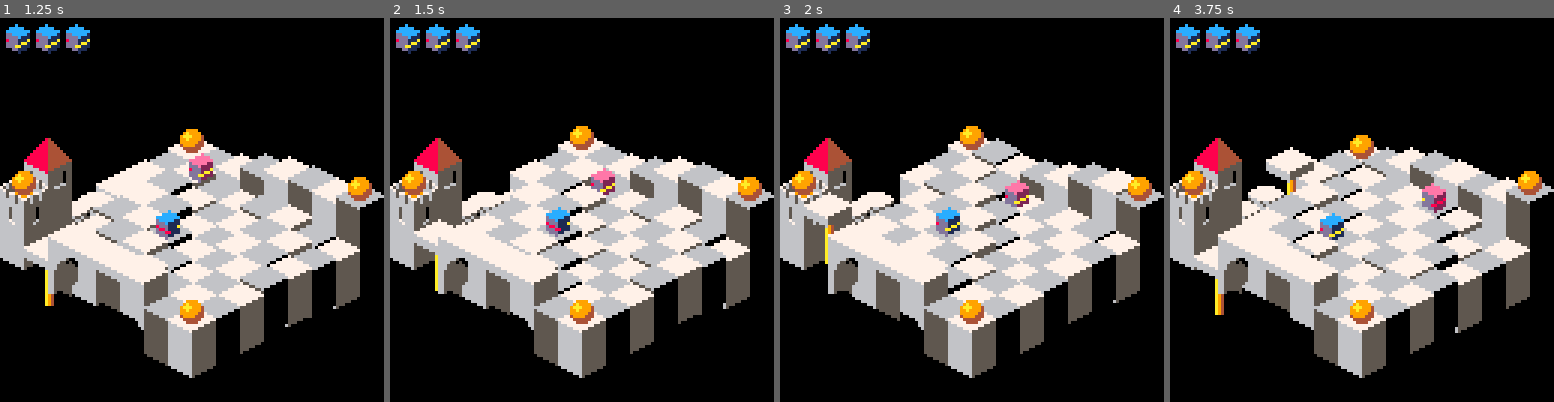
Above: before the commit, frames 1-4 (left to right).
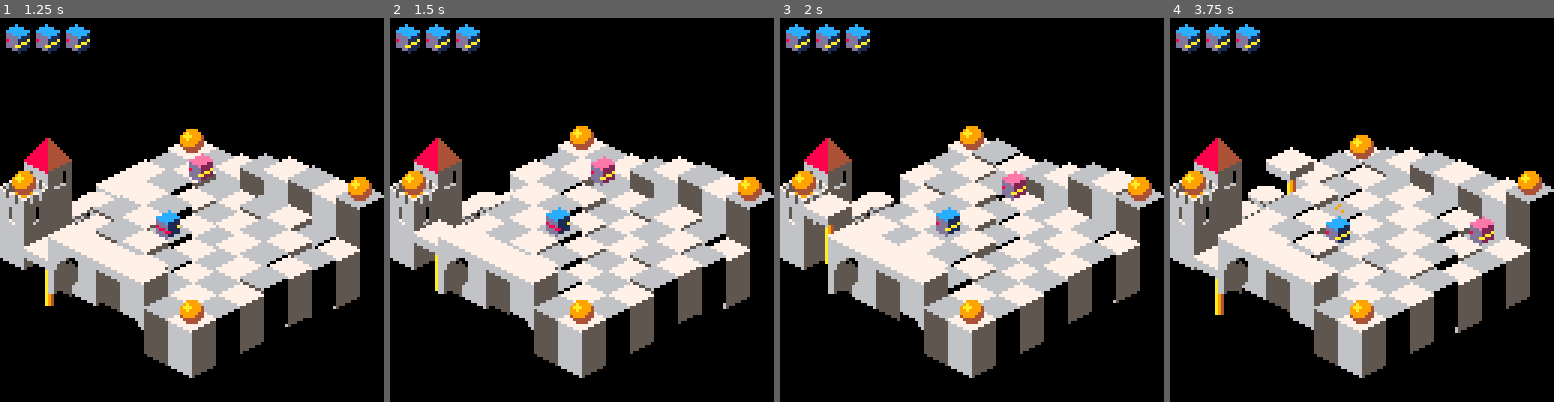
Above: after the commit, the same moments.

Repository: erwinbonsma/BumbleBotsPico8
Game: PICO-8 cartridge rolmops.p8
Two runs of this game, one before a commit and one after it. Both use one fixed random seed, a clock stepped at 60 frames per second and the inputs below.
Inputs:
- Up to frame 1 (1.25 s): tap O (Z key) at 0.7 s
- Up to frame 2 (1.5 s): no input
- Up to frame 3 (2 s): hold Right from 1.6 s (still down); tap O (Z key) at 1.7 s
- Up to frame 4 (3.75 s): release Right at 2.1 s; tap O (Z key) every 0.4 s from 2.1 to 3.7 s; hold Up 2.15-2.42 s; hold Right 2.47-3.03 s; hold Left 3.08-3.58 s; hold Down from 3.63 s (still down)

Frame 1 is identical in both runs. In frame 2, 0.5% of the frame differs, in the area x 52-59%, y 35-47%; in frame 3, 0.4%; in frame 4, 1.1%, in the area x 39-85%, y 42-60%.

Commit message:
Fixed drawing of movers
Movers could be clipped by the unit towards the camera that they were moving from or are moving to. This is fixed by moving it front unit as soon as it is on top of it. This is distinct from the when it enters the unit for game play purposes (pick ups, and player death).

Still pending: Tree-based iso-lines. The player can be incorrectly drawn in front of some neighbouring tiles on the iso-line. This is very obvious with some permanent high tiles and early movement to the front-most tile.

Diff:
--- a/rolmops.p8
+++ b/rolmops.p8
@@ -122,12 +122,15 @@
   self.flex*wave
 end
 
+-- adds the mover for drawing
+-- purposes. it may not yet
+-- have entered the unit
 function map_unit:add_mover(mover)
- if (mover.unit!=nil) then
-  mover.unit:remove_mover(mover)
+ if (mover.draw_unit!=nil) then
+  mover.draw_unit:remove_mover(mover)
  end
  add(self.movers,mover)
- mover.unit=self
+ mover.draw_unit=self
 end
 
 function map_unit:remove_mover(mover)
@@ -340,7 +343,7 @@
 
  -- move speed
  o.mov_del=o.mov_del or 2
- o.mov_max=4*o.mov_del
+ o.mov_max=8*o.mov_del
 
  o.drop_speed=1
  o.dazed=0
@@ -349,7 +352,7 @@
 end
 
 function mover:destroy()
- self.unit:remove_mover(self)
+ self.draw_unit:remove_mover(self)
 end
 
 function mover:turning()
@@ -387,6 +390,7 @@
   palt(5,true)
   palt(6,true)
  end
+ local height=self.unit.height
  if self:moving() then
   local h=self:heading()
   dx=flr(
@@ -399,26 +403,26 @@
   )*self.mov_dir
 
   -- adapt height if needed
-  local height=self.unit.height
   if self.unit2!=nil then
    --on two tiles, follow highest
    height=max(height,self.unit2.height)
   end
-  if (
-   self.prev_height!=nil and
-   self.prev_height>height
-  ) then
-   --gradual fall
-   height=max(
-    height,self.prev_height-self.drop_speed
-   )
-   self.drop_speed+=0.1
-  else
-   self.drop_speed=1
-  end
-  self.prev_height=height
-  dy -= height-self.unit.height
- end
+ end
+ if (
+  self.prev_height!=nil and
+  self.prev_height>height
+ ) then
+  --gradual fall
+  height=max(
+   height,self.prev_height-self.drop_speed
+  )
+  self.drop_speed+=0.1
+ else
+  self.drop_speed=1
+ end
+ self.prev_height=height
+ dy -= height-self.draw_unit.height
+
  spr(160+r%10,x+dx,y+dy-7,1,2)
  pal()
 end --mover:draw()
@@ -437,7 +441,10 @@
   end
  elseif self:moving() then
   self.mov+=self.mov_inc
-  if self.mov==2*self.mov_del then
+  local relmov=(
+   self.mov+self.mov_max
+  )%self.mov_max
+  if relmov==self.mov_del then
    -- about to enter next unit
    local to_unit=self.unit:neighbour(
     (
@@ -445,21 +452,21 @@
      self.mov_dir+3
     )%4
    )
-   if not self:can_enter(to_unit) then
+   if self:can_enter(to_unit) then
+    -- entered destination unit
+    self:entering_unit(to_unit)
+   else
     -- cannot move, retreat
     self.mov_inc=-1
     self.mov+=self.mov_inc
     self:bump()
-   else
-    -- entered destination unit
-    self.unit2=to_unit
    end
-  elseif self.mov==self.mov_max then
+  elseif relmov==4*self.mov_del then
    -- halfway crossing
-   self:enter_unit(self.unit2)
-  elseif self.mov==-2*self.mov_del then
+   self:enter_unit()
+  elseif relmov==7*self.mov_del then
    -- exited source unit
-   self.unit2=nil
+   self:exited_unit()
   elseif self.mov==0 then
    -- done
    self.mov_dir=0
@@ -476,10 +483,33 @@
  return unit.height-self.unit.height<=self.tol
 end
 
-function mover:enter_unit(unit)
+function mover:entering_unit(to_unit)
+ --msg="entering:"..self.unit:tostring().."-"..to_unit:tostring()
+ self.unit2=to_unit
+
+ if (
+  to_unit.col+to_unit.row >
+  self.unit.col+self.unit.row
+ ) then
+  to_unit:add_mover(self)
+  self.mov-=self.mov_max
+ end
+end
+
+function mover:enter_unit()
+ --msg="emter:"..self.unit:tostring().."-"..self.unit2:tostring()
+ local unit=self.unit2
  self.unit2=self.unit
- unit:add_mover(self)
- self.mov=-self.mov_max+1
+ self.unit=unit
+end
+
+function mover:exited_unit()
+ --msg="exited_unit"
+ if (self.draw_unit!=self.unit) then
+  self.unit:add_mover(self)
+  self.mov-=self.mov_max
+ end
+ self.unit2=nil
 end
 
 player={}
@@ -539,11 +569,11 @@
  sfx(0)
 end
 
-function player:enter_unit(unit)
- mover.enter_unit(self,unit)
- if unit.pickup!=nil then
-  unit.pickup:pickup(self)
-  unit.pickup=nil
+function player:enter_unit()
+ mover.enter_unit(self)
+ if self.unit.pickup!=nil then
+  self.unit.pickup:pickup(self)
+  self.unit.pickup=nil
  end
 end
 
@@ -687,15 +717,17 @@
 
 function level:add_player(col,row)
  self.player=player:new()
- self.map_model.units[col][row]:add_mover(
-  self.player
- )
+ local unit=
+  self.map_model.units[col][row]
+ unit:add_mover(self.player)
+ self.player.unit=unit
 end
 
 function level:add_enemy(col,row,enemy)
- self.map_model.units[col][row]:add_mover(
-  enemy
- )
+ local unit=
+  self.map_model.units[col][row]
+ unit:add_mover(enemy)
+ enemy.unit=unit
  add(self.enemies,enemy)
 end
 
@@ -794,6 +826,9 @@
   end
   if anim!=nil then
    anim.draw()
+  end
+  if msg!=nil then
+   print(msg,0,120,7)
   end
  end
 
